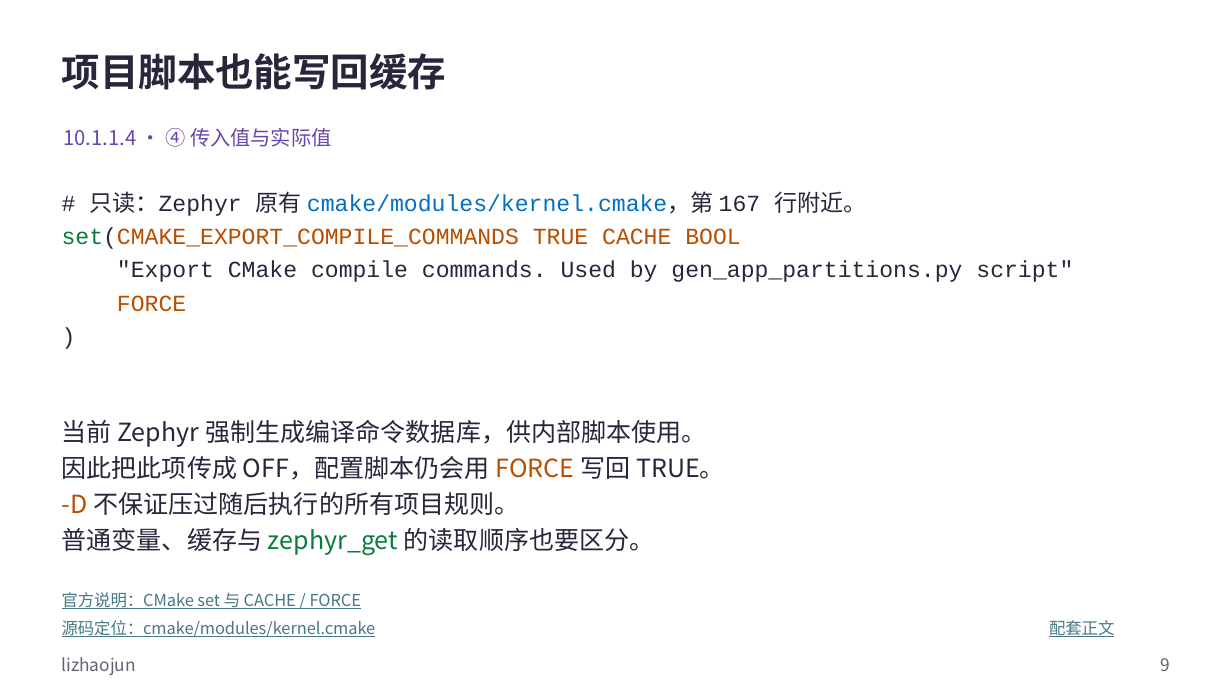
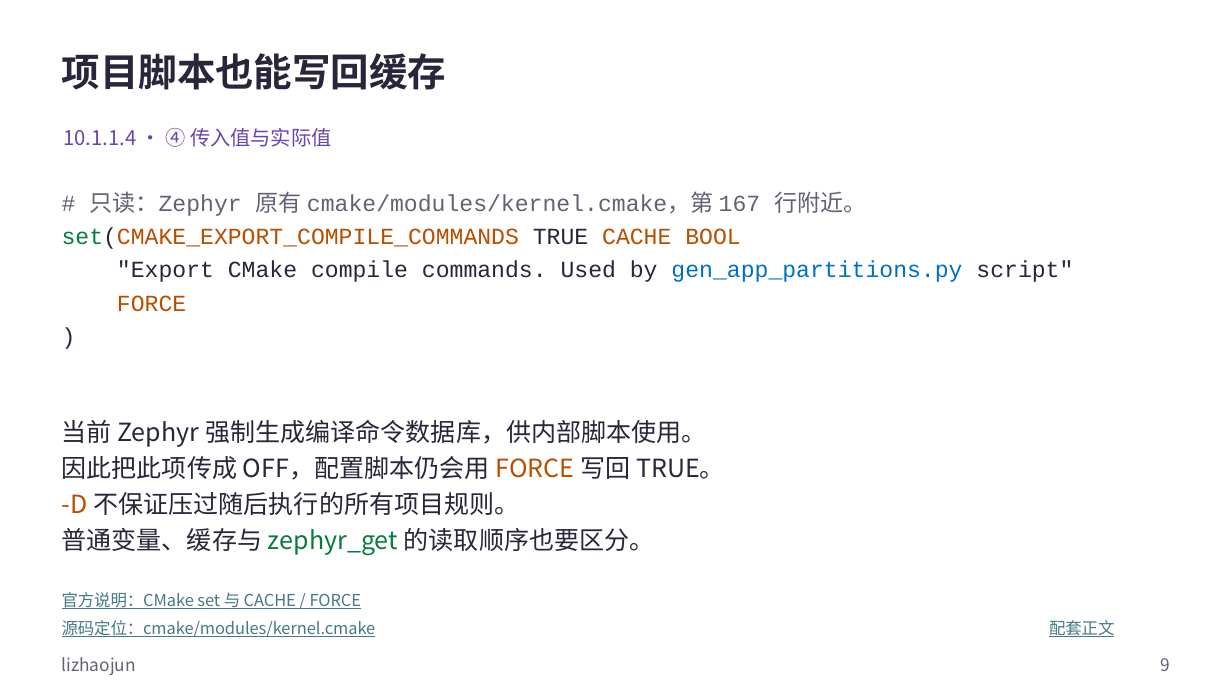
Before and after one commit to FormingSystem/zephyr_hc32f4a0, a slide deck: slide 9 of learning/P01_zephyr_make_project/slides/P010_CMake缓存与构建排错_Windows.pptx. Drawn at 1232x693 pixels with LibreOffice and Linux fonts; fonts in the diff are those of the drawing. Boxes give left, top, right and bottom in pixels: in the first picture for what was removed or moved away, otherwise in the second. Text is boxed around its words. In the diff, an @@ line names an element or a change of style, - is before the commit and + after.

Commit message:
content(learning/cmake-cache): 统一缓存排错文稿的变量和命令样式
- 给缓存输入、作用范围接口及排查命令使用一致语义颜色，保留原有判断分支和连续操作文本。
- 正式 PPT 与可重建原生源同步，保留封面、媒体、批注和非正文页脚署名。

```diff
--- a/learning/P01_zephyr_make_project/slides/P010_CMake缓存与构建排错_Windows.pptx
+++ b/learning/P01_zephyr_make_project/slides/P010_CMake缓存与构建排错_Windows.pptx
@@ text at (62, 191, 1073, 282): text colour #29263B to #646173 in "# 只读：Zephyr 原有 cmake/modules/kernel.cmake，第 167 行附近。"; text colour #0070C0 to #646173 in "cmake/modules/kernel.cmake，第"; text colour #B84E00 to #29263B in "TRUE"; text colour #29263B to #0070C0 in "gen_app_partitions.py" @@
```
Also in this commit, not shown: 9 other slides changed, 19 other files.
